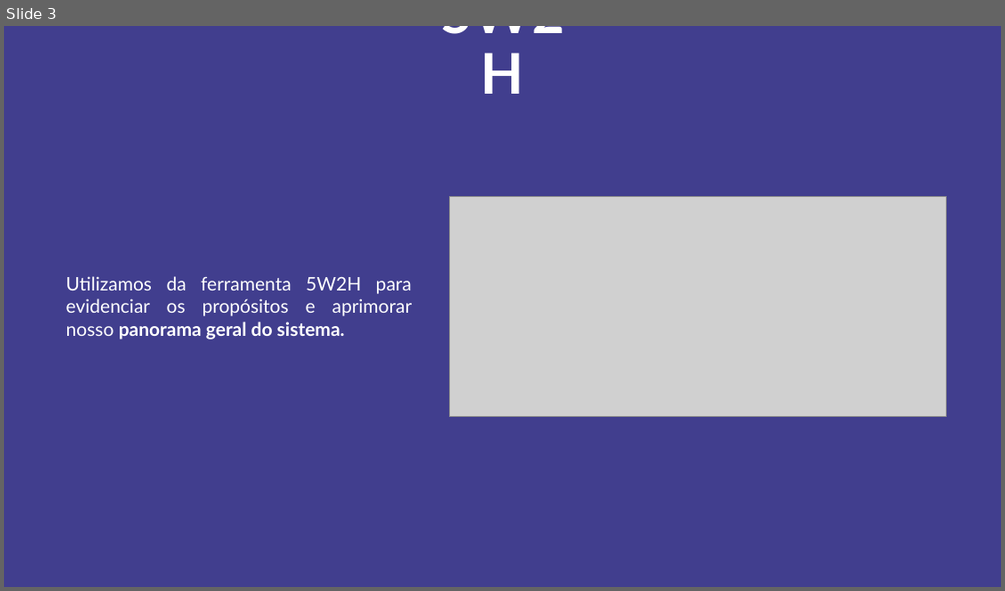
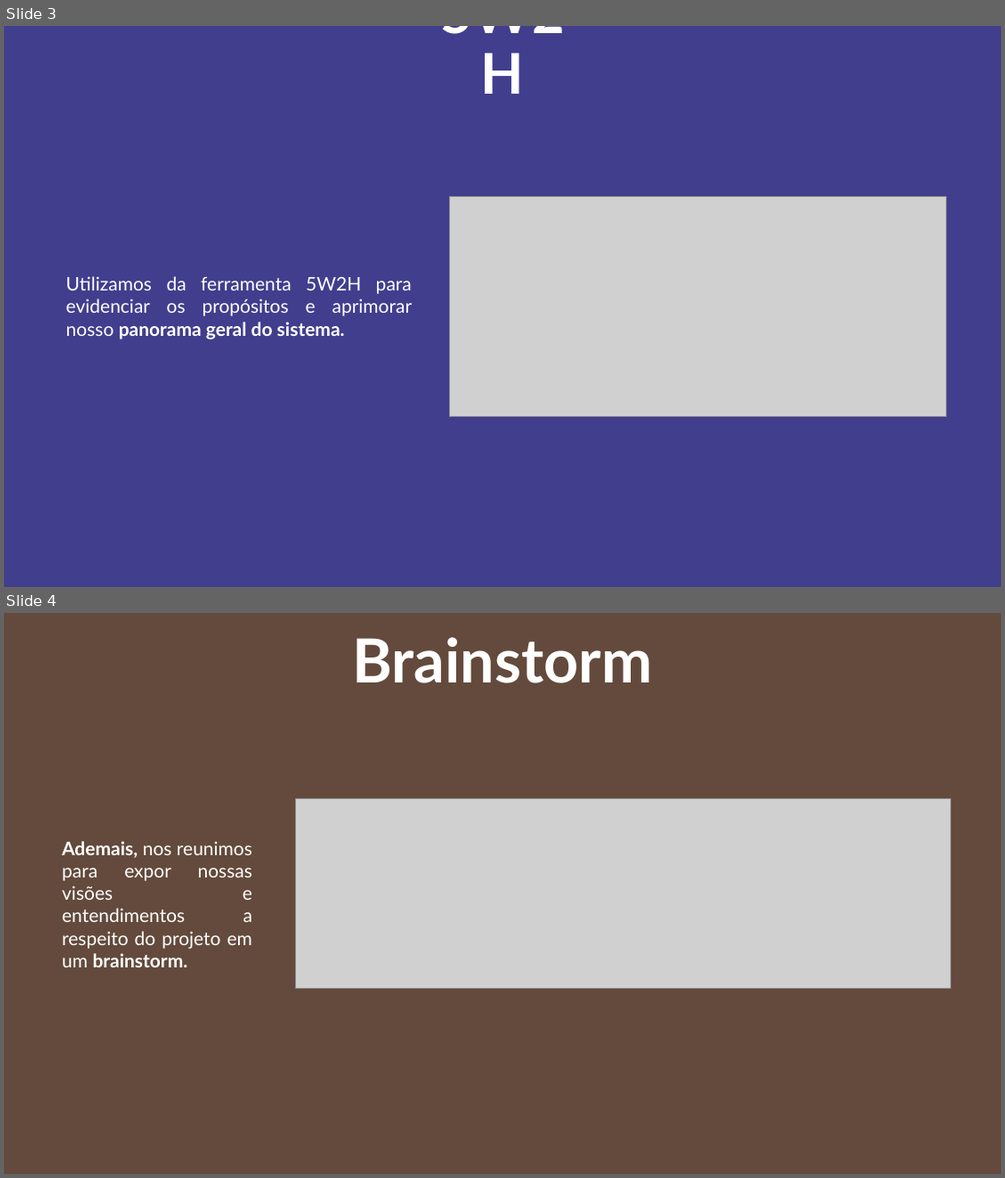
Before and after one commit to Projetos-de-Extensao/PBE_25.1_8002_QuarterBackers, a slide deck: docs/assets/QuarterBackers-AP1.pptx. Shown one above the other, each under a label of ours: slide 3 before the commit, slides 3 and 4 after it. The pictures are 1005x591 and 1005x1178 pixels, drawn with LibreOffice and Linux fonts; fonts in the diff are those of the drawing; grey boxes stand for pictures. Boxes give left, top, right and bottom in pixels: in the first picture for what was removed or moved away, otherwise in the second. Text is boxed around its words. In the diff, an @@ line names an element or a change of style, - is before the commit and + after.

```diff
--- a/docs/assets/QuarterBackers-AP1.pptx
+++ b/docs/assets/QuarterBackers-AP1.pptx
@@ slide 4 added at bbox=[4, 613, 1001, 1174], background #634A3C @@
@@ text added at bbox=[352, 637, 652, 683], 58.5 pt, text #FFFFFF, bold @@
+Brainstorm
@@ picture added at bbox=[296, 799, 951, 989] @@
@@ text added at bbox=[62, 841, 252, 967], 18 pt, text #FFFFFF @@
+Ademais, nos reunimos para expor nossas visões e entendimentos a respeito do projeto em um brainstorm.
```
Also in this commit, not shown: 1 other slide added, 2 slides removed.
